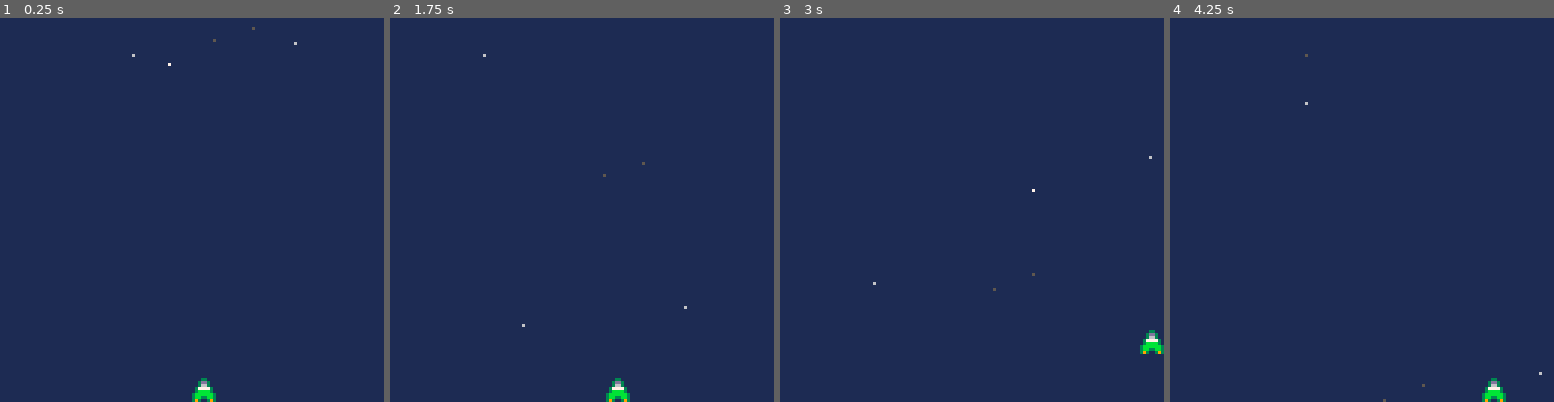
Above: before the commit, frames 1-4 (left to right).
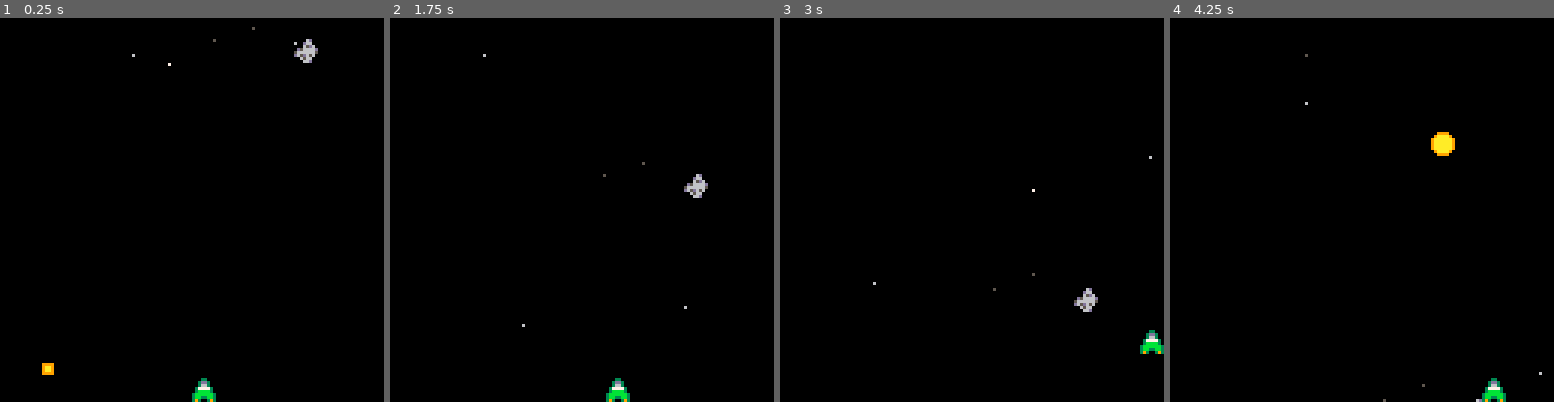
Above: after the commit, the same moments.

Repository: jwnukoski/PICO-8-Workspace
Game: PICO-8 cartridge test.p8
Two runs of this game, one before a commit and one after it. Both use one fixed random seed, a clock stepped at 60 frames per second and the inputs below.
Inputs:
- Up to frame 1 (0.25 s): no input
- Up to frame 2 (1.75 s): tap X (X key) at 0.33, 1.07 s; tap O (Z key) at 0.7, 1.7 s; hold Right from 1.6 s (still down)
- Up to frame 3 (3 s): tap X (X key) at 1.85, 2.97 s; release Right at 2.1 s; tap O (Z key) at 2.1, 2.5, 2.9 s; hold Up 2.15-2.42 s; hold Right from 2.47 s (still down)
- Up to frame 4 (4.25 s): release Right at 3.03 s; hold Left 3.08-3.58 s; tap O (Z key) at 3.3, 3.7, 4.1 s; hold Down 3.63-3.97 s; hold Right from 4.02 s (still down); tap X (X key) at 4.08 s

The runs differ from the first frame. In frame 1, 100% of the frame differs, in the area x 0-100%, y 0-100%; in frame 2, 100%; in frame 3, 100%; in frame 4, 100%.

Commit message:
explosions

Diff:
--- a/test.p8
+++ b/test.p8
@@ -12,8 +12,10 @@
 #include ./utilities/cam.lua
 #include ./utilities/screen.lua
 #include ./test/star.lua
+#include ./test/meteor.lua
 #include ./test/player.lua
 #include ./test/main.lua
+#include ./test/explosion.lua
 
 __gfx__
 00000000000330000000000000000000000000000000000000000000000000000000000000000000000000000000000000000000000000000000000000000000
--- a/test/collidable.lua
+++ b/test/collidable.lua
@@ -0,0 +1,33 @@
+Collidable = {}
+Collidable.__index = Collidable
+
+-- Constructor
+function Collidable.new(parent, xOffset, yOffset, w, h, visible)
+    local self = setmetatable({}, Player)
+
+    self.x = x
+    self.y = y
+    self.w = w
+    self.h = h
+    self.visible = visible or false
+    self.alive = true
+
+    return self
+end
+
+function Collidable:update()
+    if (not self.alive) then
+        return
+    end
+
+
+end
+
+
+function Collidable:draw()
+    if (not self.visible) then
+        return
+    end
+
+    rectfill(self.x, self.y, self.w, self.h, COLOR.RED)
+end
--- /dev/null
+++ b/test/explosion.lua
@@ -0,0 +1,44 @@
+Explosion = {}
+Explosion.__index = Explosion
+
+Explosion.FRAMES = {192, 192, 192, 192, 193, 193, 194, 195}
+
+function Explosion.new(x, y, w, h)
+    local self = setmetatable({}, Explosion)
+
+    self.x = x
+    self.y = y
+    self.w = w
+    self.h = h
+    self.alive = true
+    self.frame = 0
+
+    return self
+end
+
+function Explosion:update()
+    if (not self.alive) then
+        return
+    end
+
+    if (self.frame < #self.FRAMES) then
+        self.frame = self.frame + 1
+    else
+        self.alive = false
+    end
+
+    if (self.frame == 1) then
+        sfx(0)
+    end
+
+    log("Explosion frame: " .. self.frame)
+end
+
+
+function Explosion:draw()
+    if (not self.alive) then
+        return
+    end
+
+    spr(self.FRAMES[self.frame], self.x, self.y)
+end
--- a/test/main.lua
+++ b/test/main.lua
@@ -1,17 +1,35 @@
 player = nil
 stars = {}
+meteors = {}
 enemies = {}
+collidables = {}
+explosions = {}
 
 function _draw()
-    cls(COLOR.DRK_BLU)
+    cls()
 
     -- Draw the stars
     for _, star in ipairs(stars) do
         star:draw()
     end
 
+    -- Draw the meteors
+    for _, meteor in ipairs(meteors) do
+        meteor:draw()
+    end
+
+    -- Draw explosions
+    for _, explosion in ipairs(explosions) do
+        explosion:draw()
+    end
+
     -- Draw the player
     player:draw()
+
+    -- Debug only
+    for _, collidable in ipairs(collidables) do
+        collidable:draw()
+    end
 end
 
 function _update()
@@ -21,8 +39,24 @@
     for _, star in ipairs(stars) do
         if not star.alive then
             del(stars, star) -- costly?
+            goto continue
         end
+
         star:update()
+
+        ::continue::
+    end
+
+    -- Update the meteors
+    for _, meteor in ipairs(meteors) do
+        if not meteor.alive then
+            del(meteors, meteor)
+            goto continue
+        end
+
+        meteor:update()
+
+        ::continue::
     end
 
     -- Generate new stars
@@ -30,10 +64,41 @@
         add(stars, Star.new(rnd(SCREEN.WIDTH), 0, rnd(4), rnd(4), COLOR.WHT))
     end
 
+    -- Generate new meteors
+    if #meteors < 1  then
+        add(meteors, Meteor.new(rnd(SCREEN.WIDTH), 0))
+    end
+
+    -- Check collisions
+    for _, collidable in ipairs(collidables) do
+        if not collidable.alive then
+            del(collidables, collidable)
+            -- continue loop
+            goto continue
+        end
+
+        ::continue::
+    end
+
+    -- Update explosions
+    for _, explosion in ipairs(explosions) do
+        if not explosion.alive then
+            del(explosions, explosion)
+            goto continue
+        end
+
+        explosion:update()
+
+        ::continue::
+    end
+
+    if (SCREEN.frameInFPS == 0) then
+        add(explosions, Explosion.new(rnd(SCREEN.WIDTH), rnd(SCREEN.HEIGHT), 1, 1))
+    end
+
     SCREEN:advanceFrame()
 end
 
 function _init()
     player = Player.new(SCREEN.WIDTH / 2, SCREEN.HEIGHT - Player.HEIGHT, COLOR.GRN)
-
 end
--- a/test/meteor.lua
+++ b/test/meteor.lua
@@ -0,0 +1,35 @@
+Meteor = {}
+Meteor.__index = Meteor
+
+function Meteor.new(x, y)
+    local self = setmetatable({}, Meteor)
+
+    self.x = x
+    self.y = y
+    self.alive = true
+
+    self.flipX = rnd(2) > 1
+    self.flipY = rnd(2) > 1
+
+    -- Cheap distance effect
+    self.speed = flr(rnd(3)) + 1
+
+    return self
+end
+
+function Meteor:draw()
+    if not self.alive then
+        return
+    end
+
+    spr(64, self.x, self.y, 1, 1, false, false)
+
+end
+
+function Meteor:update()
+    self.y = self.y + self.speed
+
+    if self.y > SCREEN.HEIGHT then
+        self.alive = false
+    end
+end
--- a/test/player.lua
+++ b/test/player.lua
@@ -1,9 +1,9 @@
 Player = {}
 Player.__index = Player
+
 Player.MOVE_SPEED = 2
 Player.WIDTH = 8
 Player.HEIGHT = 8
-
 Player.BOUNDS_RIGHT = SCREEN.WIDTH - Player.WIDTH
 Player.BOUNDS_BOTTOM = SCREEN.HEIGHT - Player.HEIGHT
 
@@ -13,6 +13,8 @@
     self.x = x
     self.y = y
     self.color = color
+
+
     return self
 end
 
Not shown, changed: the sound effects (__sfx__) section of test.p8
